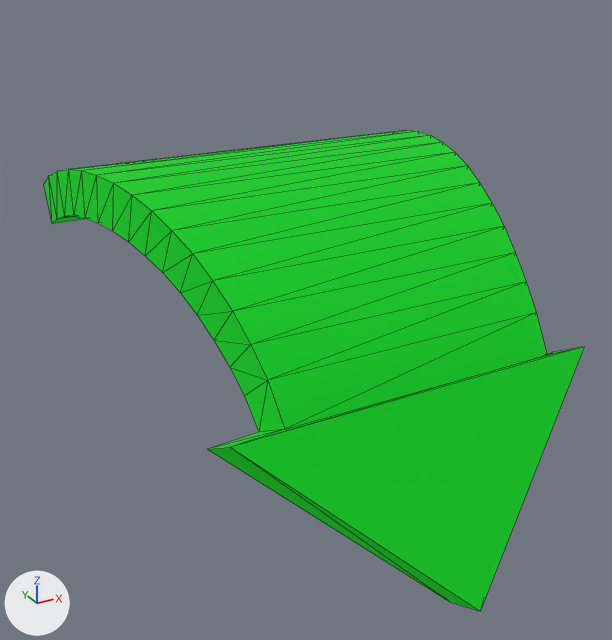
Before and after pictures for a commit that changed the glTF model assets/scene/Models/RedArrow.gltf.
One viewpoint serves both versions: a camera (50 mm lens) standing at (-1.27, -2.49, 1.64) and looking at (-0.08, -0.33, 0.56). The axes (+X, +Y, +Z) are drawn at lower left. The lights are the same throughout. The older version comes first. Mesh edges are drawn as thin lines. Where no turn or scale is listed for an object, it has been applied to the vertices.

The scene before the commit, as lines of its bpy script (objects in view):
```python
me_cylinder = bpy.data.meshes.new('Cylinder')
me_cylinder.from_pydata(...)  # 144 vertices, 280 faces; spans x -0.67..0.67, y -1.15..0.5, z -0.06..1.02
# faces by material slot: [144, 136]
me_cylinder.materials.append(mat_green)  # green #00a81e
me_cylinder.materials.append(mat_neongreen)  # green #00a81e, glowing green #007f08
ob_cylinder = bpy.data.objects.new('Cylinder', me_cylinder)
ob_cylinder.location = (0.0, 0.0, 0.0)
```
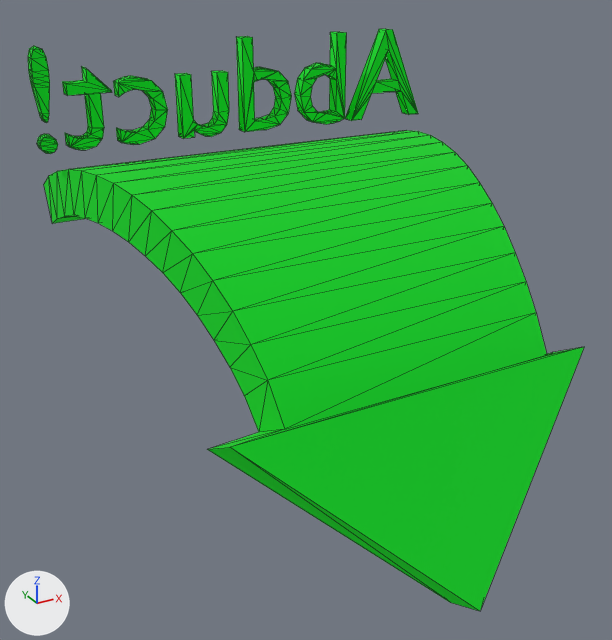
The change in detail:
Mesh me_text is new.
It has 326 vertices, 632 faces and spans x -0.725..0.715, y 0.218..0.264, z 1.05..1.371.
It uses material mat_neongreen (green #00a81e, glowing green #007f08).
Object 'Text' (ob_text) is new; it shows me_text.
Its location is (0.0, 0.0, 0.0).

Location of each change, (x1, y1, x2, y2) in pixels of the pictures (612 x 640 px):
'Text', added (green): after (28, 29, 418, 154)
